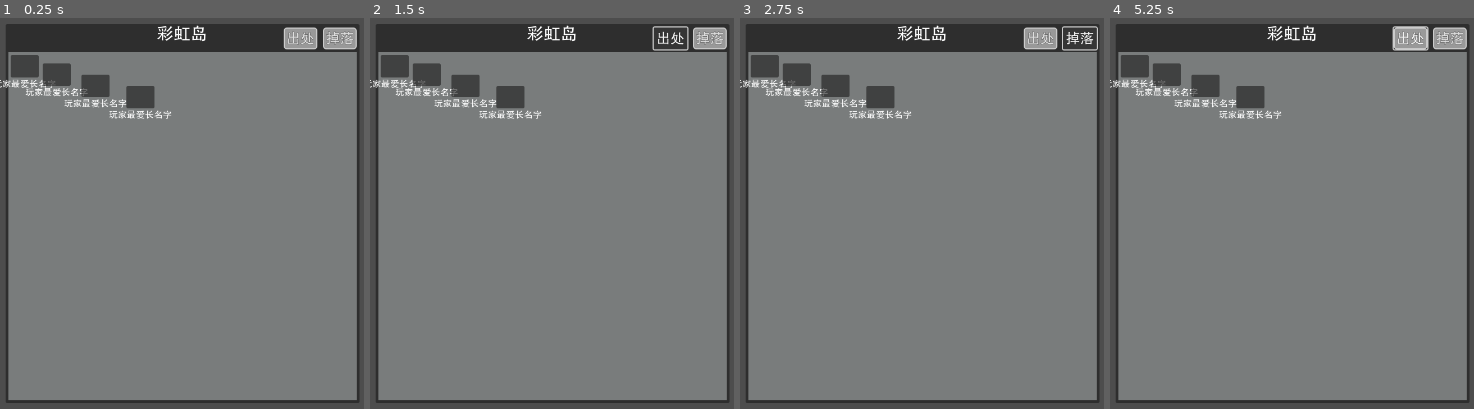
Above: before the commit, frames 1-4 (left to right).
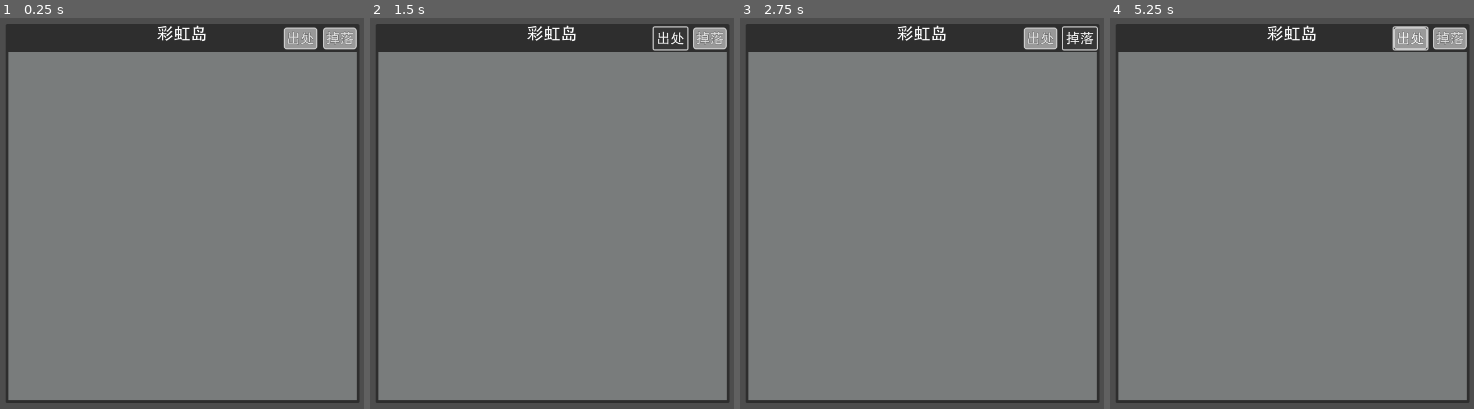
Above: after the commit, the same moments.

Repository: limingboGitHub/TextAdventure
Game: Godot game, scene res://src/scenes/game/map.tscn
Same seed, same stepped clock (60 frames per second), same inputs: the game is played once before the commit and once after it. This scene is started directly instead of the project's main scene.
Inputs (mouse positions are in pixels of both pictures, inside the frame that each line leads up to):
- Up to frame 1 (0.25 s): no input
- Up to frame 2 (1.5 s): click "掉落" at 0.5 s; click "出处" at 1.25 s
- Up to frame 3 (2.75 s): click "掉落" at 2 s
- Up to frame 4 (5.25 s): click "出处" at 2.75 s; click "掉落" at 3.5 s; click "出处" at 4.25 s; tap Enter at 5 s; drag from (1135, 64) to (1328, 193) at 5.02 s

The runs differ from the first frame. In frame 1, 2.5% of the frame differs, in the area x 0-47%, y 9-26%; in frame 2, 2.5%; in frame 3, 2.5%; in frame 4, 2.5%.
Error in both runs: Assertion failed: 地图数据未加载 (res://src/scenes/game/map.gd:46)

Commit message:
fix: 调整物品详情展示位置

Diff:
--- a/src/scenes/game/map.tscn
+++ b/src/scenes/game/map.tscn
@@ -1,7 +1,6 @@
-[gd_scene load_steps=7 format=3 uid="uid://u5cer8r8dtys"]
+[gd_scene load_steps=6 format=3 uid="uid://u5cer8r8dtys"]
 
 [ext_resource type="Script" uid="uid://d016d7t30punw" path="res://src/scenes/game/map.gd" id="1_vq7y3"]
-[ext_resource type="PackedScene" uid="uid://ddyrwv10h8p8q" path="res://src/scenes/all_players.tscn" id="2_g7f7r"]
 [ext_resource type="Theme" uid="uid://okeq2d56howe" path="res://theme/common.tres" id="2_wvkvs"]
 
 [sub_resource type="StyleBoxFlat" id="StyleBoxFlat_5kwkg"]
@@ -89,10 +88,6 @@
 offset_right = -14.0
 offset_bottom = -125.0
 
-[node name="AllPlayers" parent="CanvasLayer/GameZone" instance=ExtResource("2_g7f7r")]
-layout_mode = 1
-offset_bottom = -620.0
-
 [node name="Name" type="Label" parent="CanvasLayer"]
 custom_minimum_size = Vector2(300, 0)
 anchors_preset = 5
--- a/src/scenes/game/world.gd
+++ b/src/scenes/game/world.gd
@@ -666,6 +666,7 @@
 func _on_item_showed(ui: BagItem):
 	var item = ui.data_bag_item
 	if not $CanvasLayer/UI/Dialog/ItemInfoDialog.visible:
+		# 调整位置，防止溢出
 		_dialog_show($CanvasLayer/UI/Dialog/ItemInfoDialog)
 	elif $CanvasLayer/UI/Dialog/ItemInfoDialog.get_item() == item:
 		# 相同物品再次点击，则隐藏弹窗
@@ -674,7 +675,7 @@
 	# 设置弹窗的位置
 	# 弹窗的x坐标范围是0-(648-300)
 	$CanvasLayer/UI/Dialog/ItemInfoDialog.position = Vector2(
-		min(ui.global_position.x, 348),
+		min(ui.global_position.x, 250),
 		ui.global_position.y + 50
 	)
 
